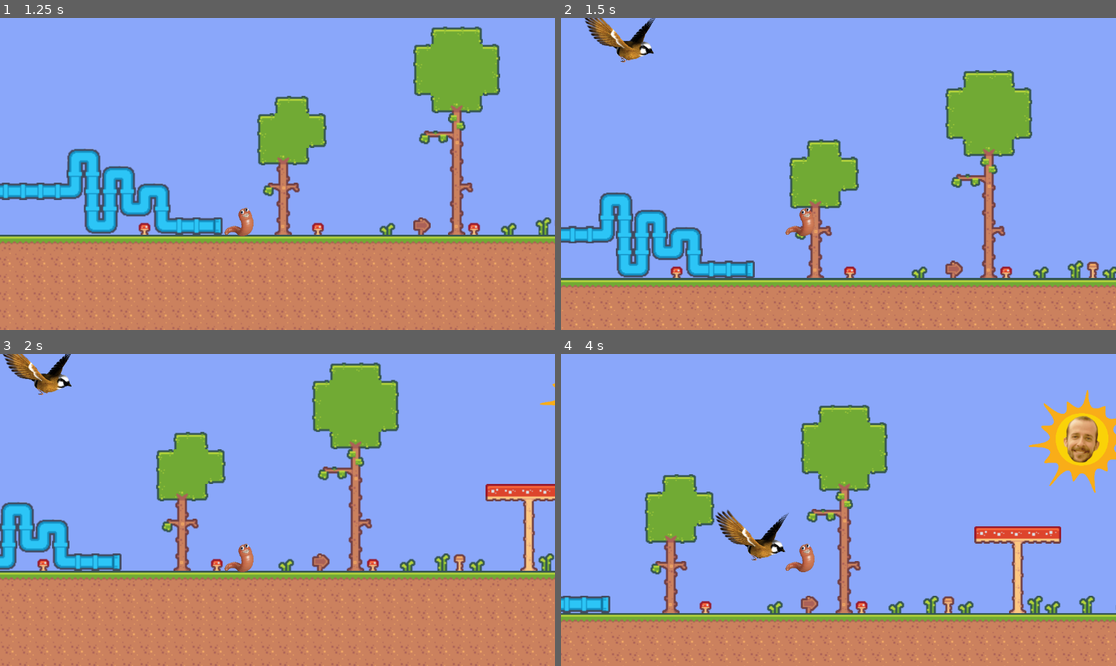
Above: before the commit, frames 1-4 (two rows, left to right).
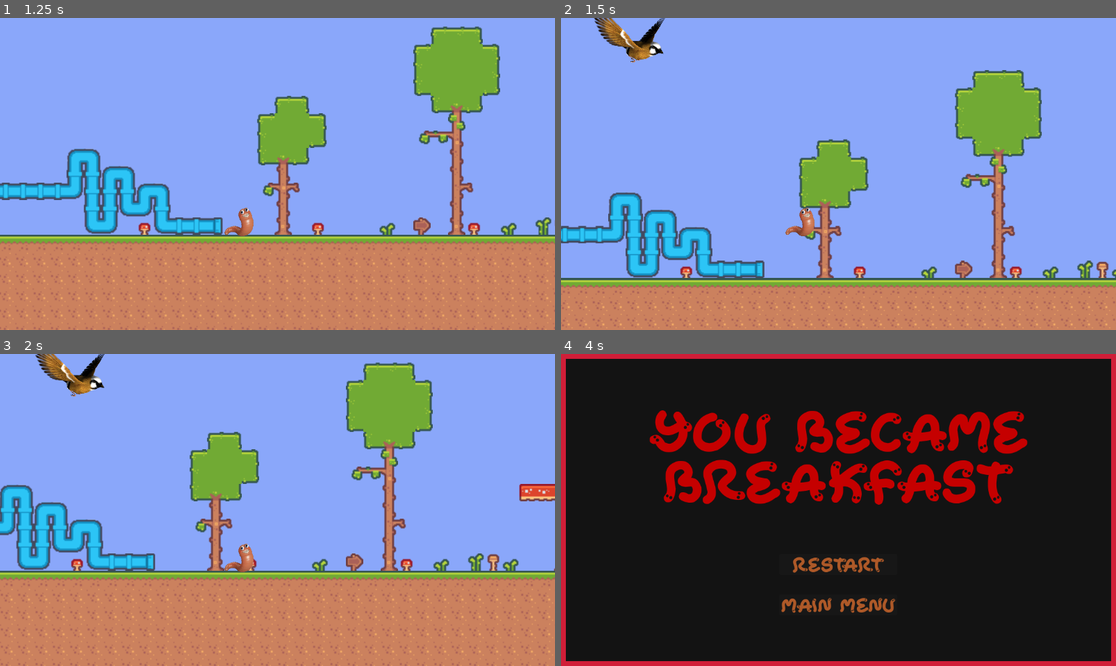
Above: after the commit, the same moments.

Repository: gumquat/DontBeBreakfast
Game: Godot game, scene res://scenes/main_menu.tscn
Two runs of this game, one before a commit and one after it. Both use one fixed random seed, a clock stepped at 60 frames per second and the inputs below.
Inputs:
- Up to frame 1 (1.25 s): click "New Game" at 0.5 s
- Up to frame 2 (1.5 s): tap Enter (ui_accept) at 1.25 s; hold Right (ui_right) from 1.28 s (still down)
- Up to frame 3 (2 s): keep holding Right (ui_right); tap Enter (ui_accept) at 1.52 s
- Up to frame 4 (4 s): tap Enter (ui_accept) at 2.27, 3.77 s; release Right (ui_right) at 2.78 s; hold Left (ui_left) 2.78-3.53 s; hold Right (ui_right) from 3.53 s (still down)

Frame 1 is identical in both runs. In frame 2, 12% of the frame differs, in the area x 0-100%, y 0-99%; in frame 3, 17%; in frame 4, 100%, in the area x 0-100%, y 0-100%.

Commit message:
changed speed thats all

Diff:
--- a/scripts/worm.gd
+++ b/scripts/worm.gd
@@ -4,7 +4,7 @@
 @onready var walking = $walking
 
 
-const SPEED = 150.0
+const SPEED = 100.0
 const JUMP_VELOCITY = -300.0
 
 # Get the gravity from the project settings to be synced with RigidBody nodes.
